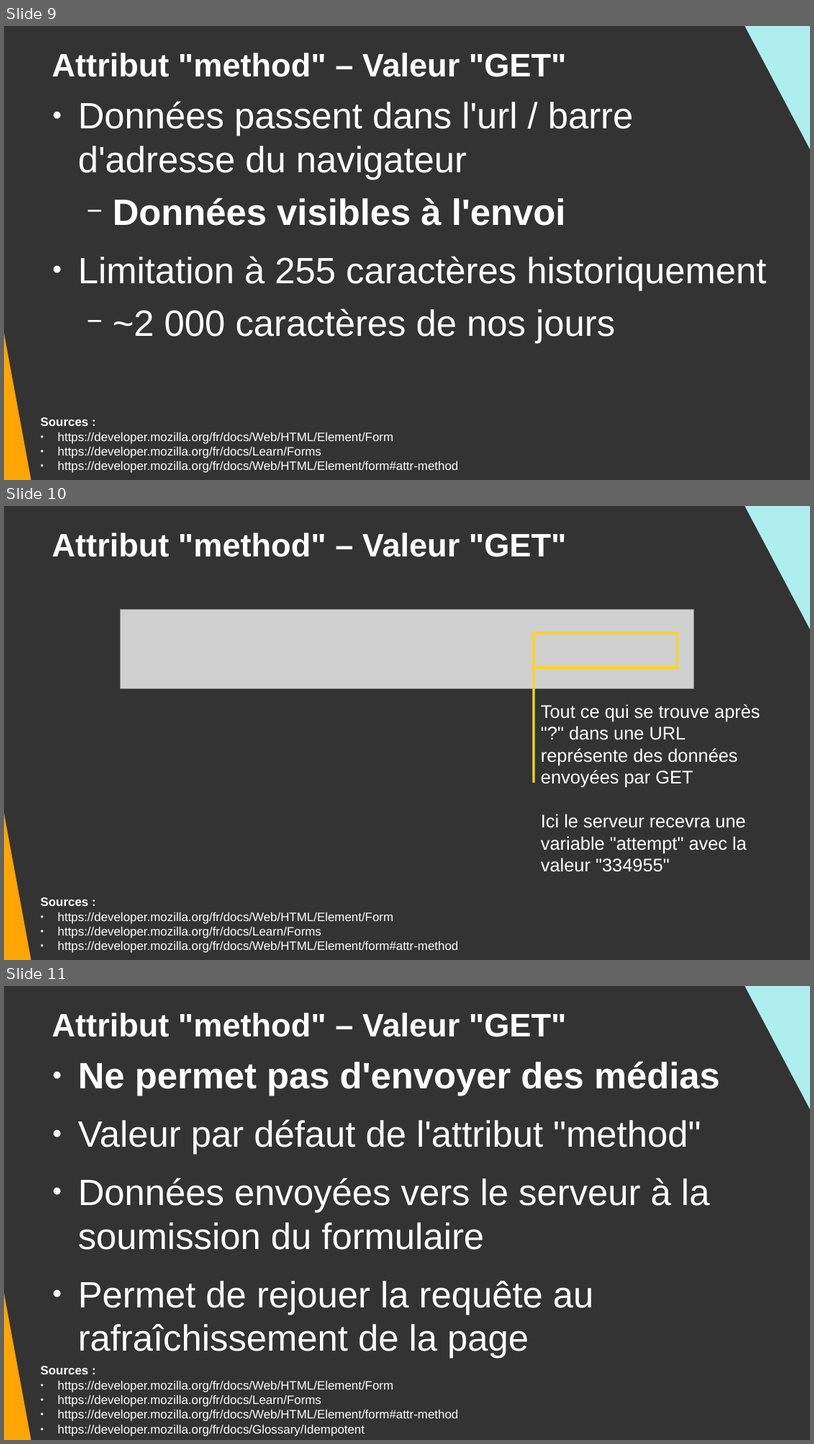
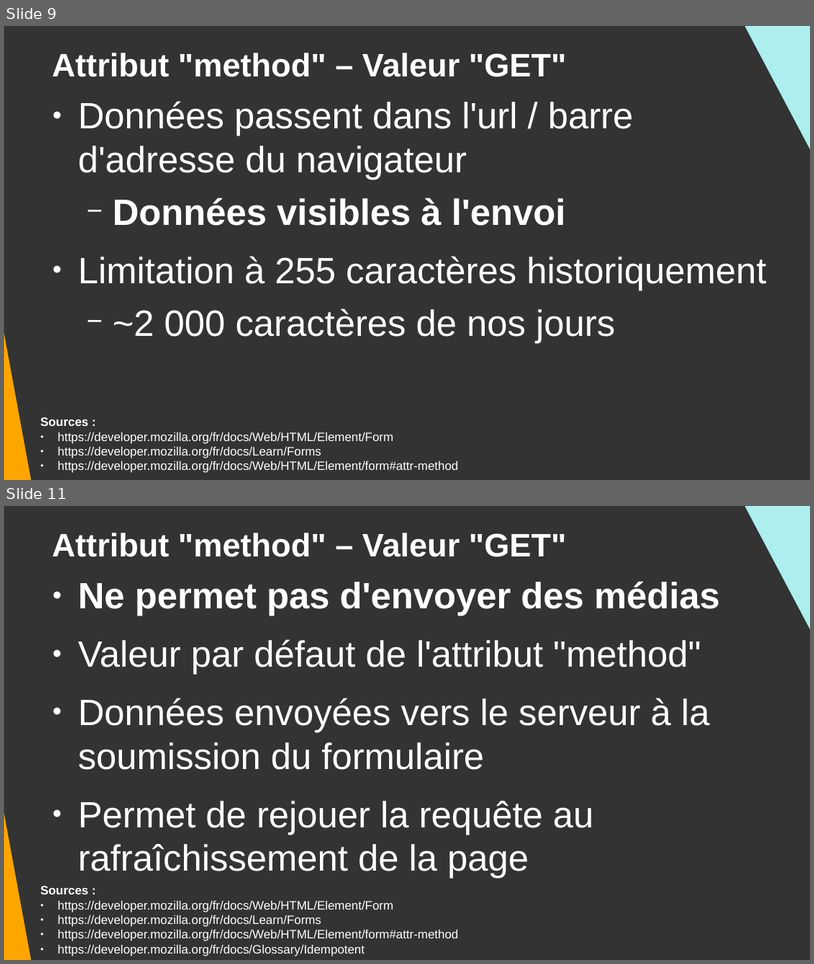
Before and after one commit to DanYellow/cours, a slide deck: integration-web-s1/travaux-pratiques/numero-3/presentation.odp. Shown one above the other, each under a label of ours: slides 9, 10 and 11 before the commit, slides 9 and 11 after it; the slides between them are not shown. The pictures are 814x1444 and 814x964 pixels, drawn with LibreOffice and Linux fonts; fonts in the diff are those of the drawing; grey boxes stand for pictures. Boxes give left, top, right and bottom in pixels: in the first picture for what was removed or moved away, otherwise in the second. Text is boxed around its words. In the diff, an @@ line names an element or a change of style, - is before the commit and + after.

```diff
--- a/integration-web-s1/travaux-pratiques/numero-3/presentation.odp
+++ b/integration-web-s1/travaux-pratiques/numero-3/presentation.odp
@@ slide 10 removed at bbox=[4, 506, 810, 960], background #333333 @@
@@ right triangle removed at bbox=[736, 506, 810, 723] @@
@@ title removed at bbox=[52, 533, 567, 557] @@
-Attribut "method" – Valeur "GET"
@@ right triangle removed at bbox=[4, 575, 34, 960] @@
@@ picture removed at bbox=[121, 610, 694, 688] @@
@@ rectangle removed at bbox=[534, 633, 678, 667] @@
@@ line removed from (534, 656) to (534, 782) @@
@@ text removed at bbox=[541, 704, 760, 872] @@
-Tout ce qui se trouve après "?" dans une URL représente des données envoyées par GET
-Ici le serveur recevra une variable "attempt" avec la valeur "334955"
@@ text removed at bbox=[41, 897, 459, 952] @@
-Sources :
-● https://developer.mozilla.org/fr/docs/Web/HTML/Element/Form
-● https://developer.mozilla.org/fr/docs/Learn/Forms
-● https://developer.mozilla.org/fr/docs/Web/HTML/Element/form#attr-method
```
Also in this commit, not shown: 1 slide added, 14 other files.
